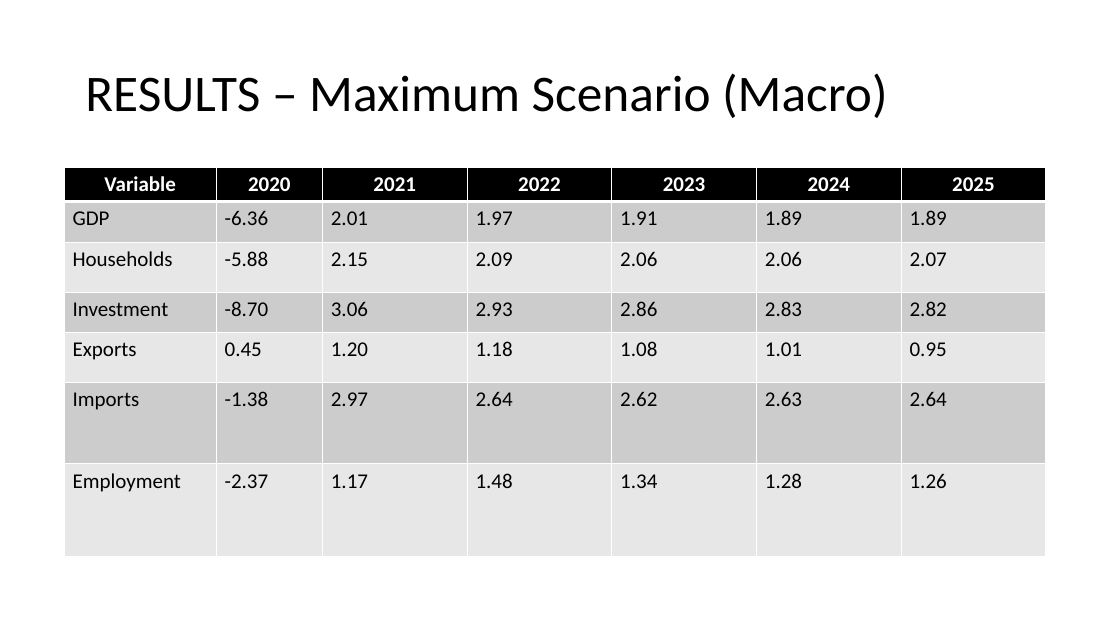
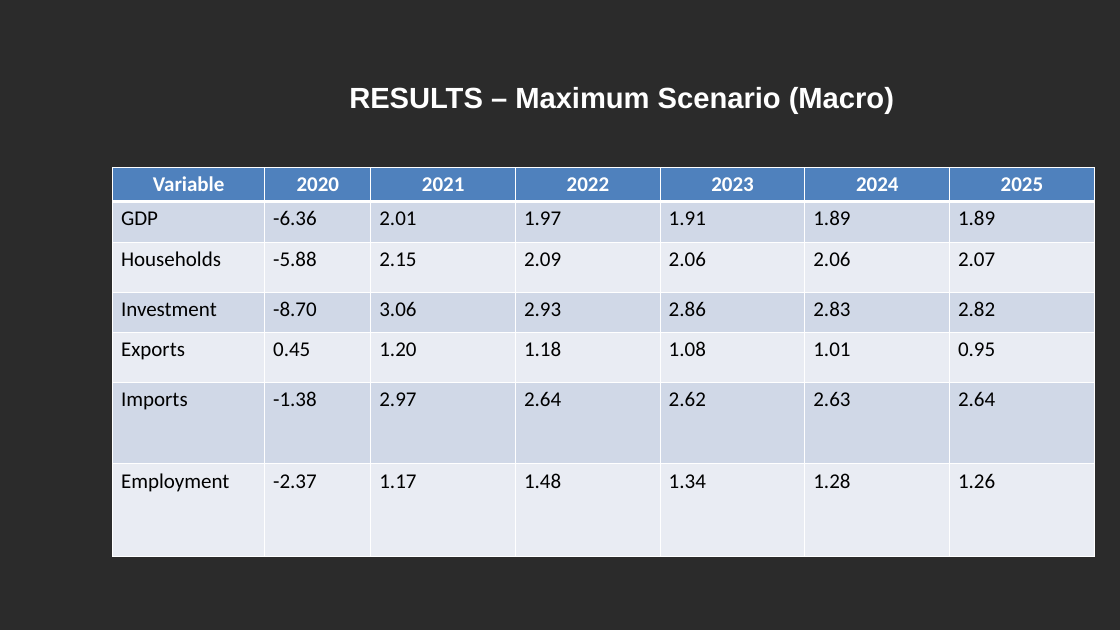
Before and after one commit to xolaniss/COVID_19, a slide deck: slide 9 of COVID-19 Economic Impact.pptx. Drawn at 1120x630 pixels with LibreOffice and Linux fonts; fonts in the diff are those of the drawing; background and template pictures are left out; a plain dark background stands for a picture behind light text. Boxes give left, top, right and bottom in pixels: in the first picture for what was removed or moved away, otherwise in the second. Text is boxed around its words. In the diff, an @@ line names an element or a change of style, - is before the commit and + after.

```diff
--- a/COVID-19 Economic Impact.pptx
+++ b/COVID-19 Economic Impact.pptx
@@ background #FFFFFF to picture (left out) @@
@@ title "RESULTS – Maximum Scenario (Macro)": place and size @@
-title "RESULTS – Maximum Scenario (Macro)" at [85,73,887,118]
+title "RESULTS – Maximum Scenario (Macro)" at [349,87,894,114]
@@ title "RESULTS – Maximum Scenario (Macro)" at [349,87,894,114]: size 44 to 25 pt, font Calibri to Arial, text colour #000000 to #FFFFFF, bold on; line spacing 0.9 to 1 @@
@@ table at [113,168,1093,557] @@
@@ fill #000000 to #4F81BD in row 1 @@
@@ fill #CCCCCC to #D0D8E8 in 21 cells @@
@@ fill #E7E7E7 to #E9EDF4 in 21 cells @@
@@ table: place and size @@
-table at [64,168,1044,557]
+table at [113,168,1093,557]
```
Also in this commit, not shown: 12 other slides changed, 1 slide removed, 1 other file.
